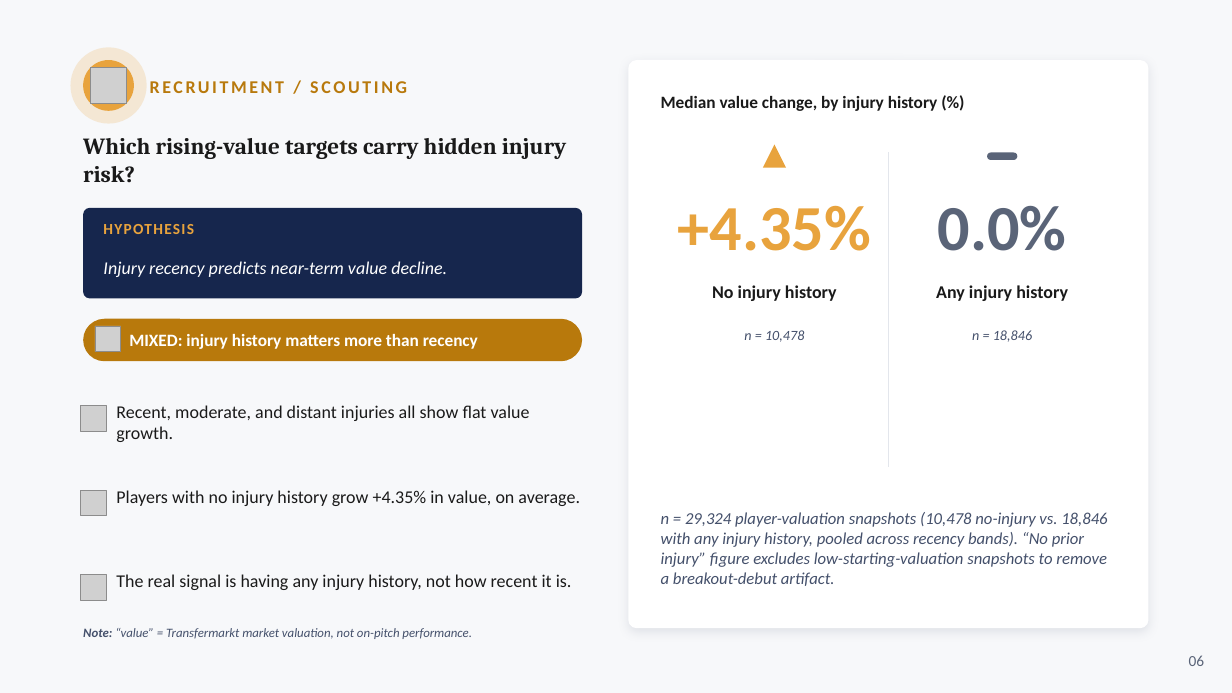
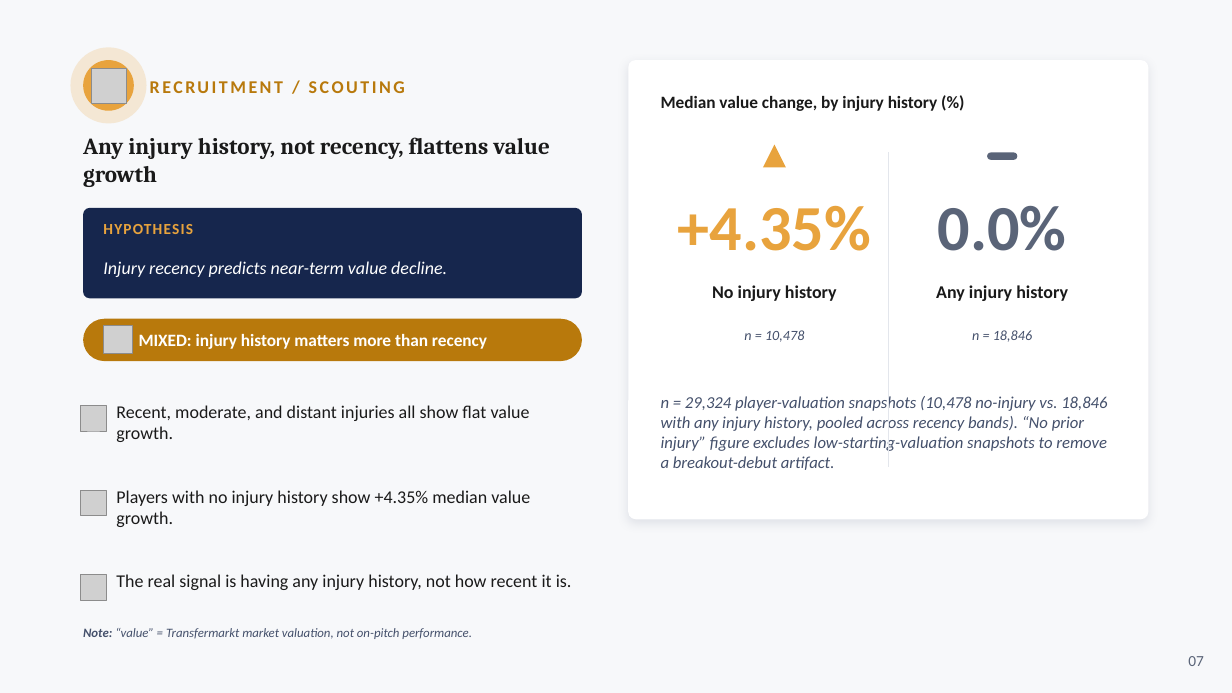
Before and after one commit to Simba90m/capstone_project_worth_the_investment_PL, a slide deck: slide 7 of Worth_the_Investment_Capstone_Skeleton_Final.pptx (slide 6 before the commit). Drawn at 1232x693 pixels with LibreOffice and Linux fonts; fonts in the diff are those of the drawing; grey boxes stand for pictures. Boxes give left, top, right and bottom in pixels: in the first picture for what was removed or moved away, otherwise in the second. Text is boxed around its words. In the diff, an @@ line names an element or a change of style, - is before the commit and + after.

```diff
--- a/Worth_the_Investment_Capstone_Skeleton_Final.pptx
+++ b/Worth_the_Investment_Capstone_Skeleton_Final.pptx
@@ text "RECRUITMENT / SCOUTING" at [150, 81, 405, 93]: letter spacing 2 to 1.9 pt @@
@@ rounded rectangle: place and size @@
-rounded rectangle at [628, 60, 1149, 628]
+rounded rectangle at [628, 60, 1149, 519]
@@ text at [83, 137, 550, 187]: text changed @@
-Which rising-value targets carry hidden injury risk?
+Any injury history, not recency, flattens value growth
@@ line (888, 152) - (889, 467): stroke #E3E6EC 0.75 pt to #E3E6EC 0 pt @@
@@ picture removed at [95, 326, 121, 352] @@
@@ picture added at [104, 325, 132, 353] @@
@@ text "MIXED: injury history matters more ...": place and size @@
-text "MIXED: injury history matters more ..." at [129, 334, 478, 349]
+text "MIXED: injury history matters more ..." at [139, 334, 487, 349]
@@ text "n = 29,324 player-valuation snapshots ...": place and size @@
-text "n = 29,324 player-valuation snapshots ..." at [661, 512, 1107, 586]
+text "n = 29,324 player-valuation snapshots ..." at [661, 396, 1107, 470]
@@ text at [116, 490, 530, 527]: text changed @@
-Players with no injury history grow +4.35% in value, on average.
+Players with no injury history show +4.35% median value growth.
@@ text at [1188, 656, 1204, 666]: text changed @@
-06
+07
```
Also in this commit, not shown: 14 other slides changed, 2 slides added.
